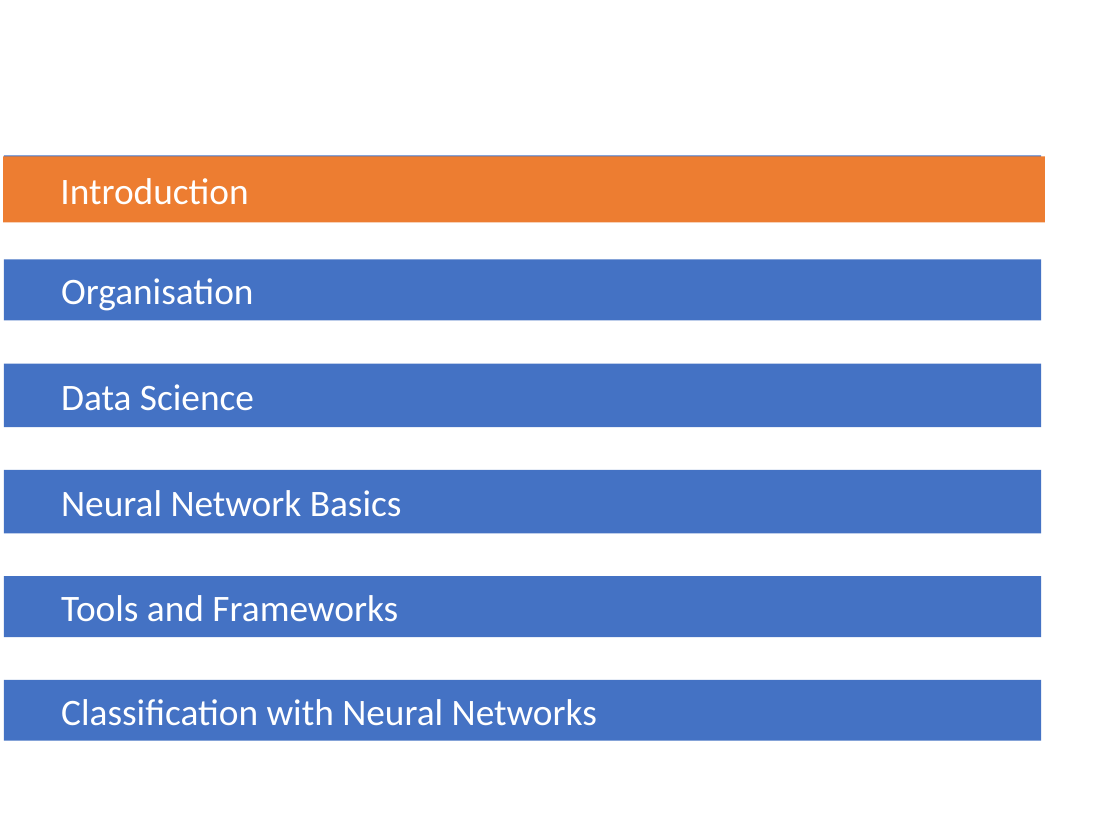
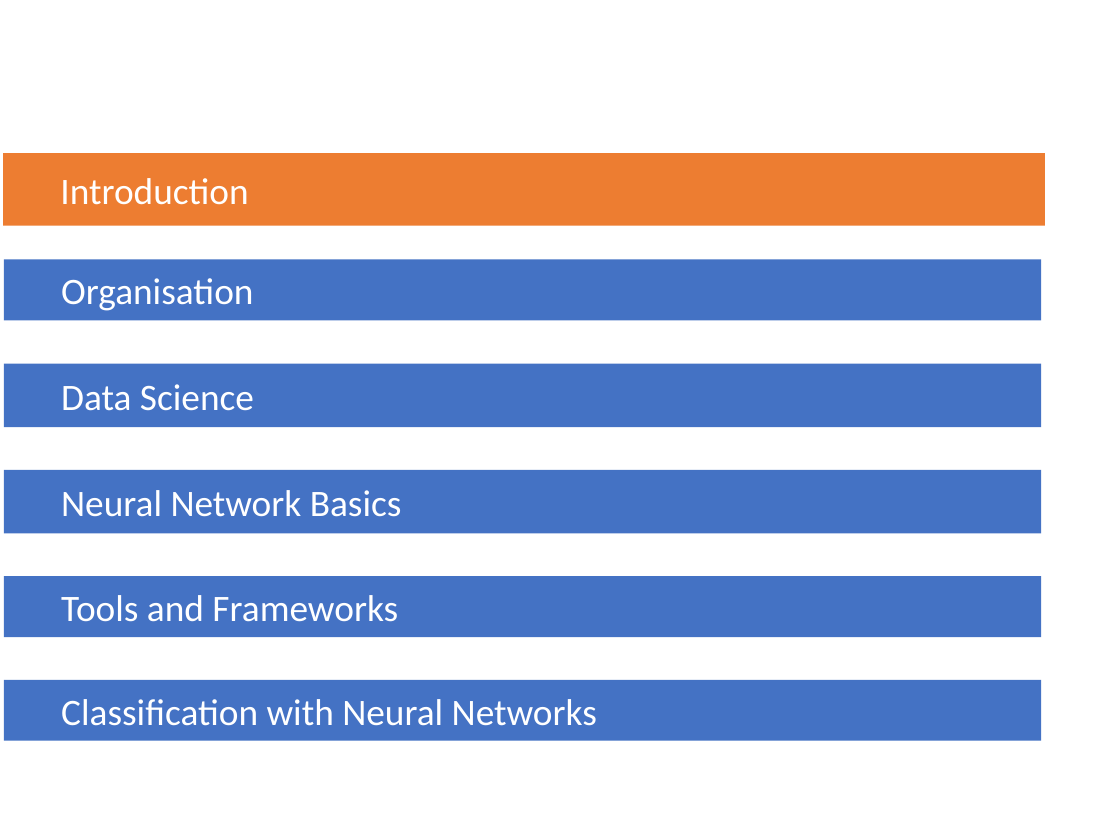
Before and after one commit to spinfo/LSS_DLwithText, a slide deck: slide 3 of docs/introduction.pptx. Drawn at 1120x840 pixels with LibreOffice and Linux fonts; fonts in the diff are those of the drawing. Boxes give left, top, right and bottom in pixels: in the first picture for what was removed or moved away, otherwise in the second. Text is boxed around its words. In the diff, an @@ line names an element or a change of style, - is before the commit and + after.

```diff
--- a/docs/introduction.pptx
+++ b/docs/introduction.pptx
@@ rectangle "Introduction": place and size @@
-rectangle "Introduction" at (3, 157, 1045, 223)
+rectangle "Introduction" at (3, 153, 1045, 226)
```
Also in this commit, not shown: 8 other slides changed, 1 slide added.
